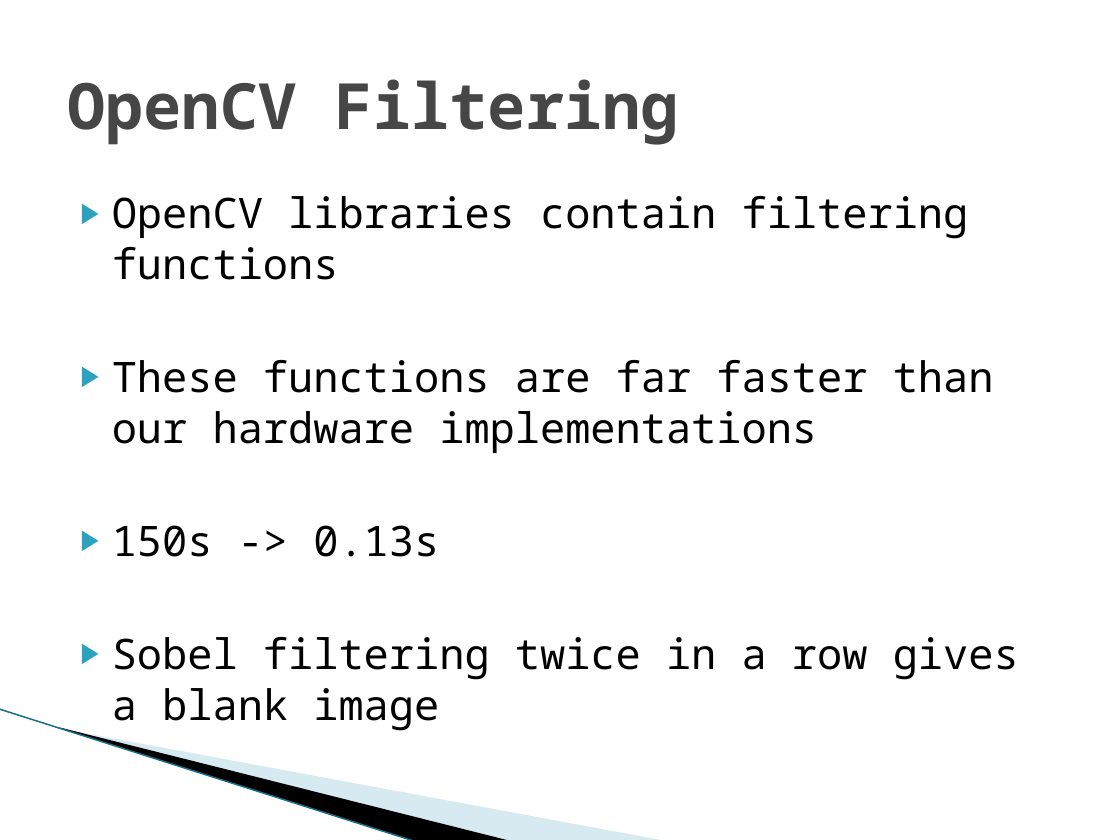
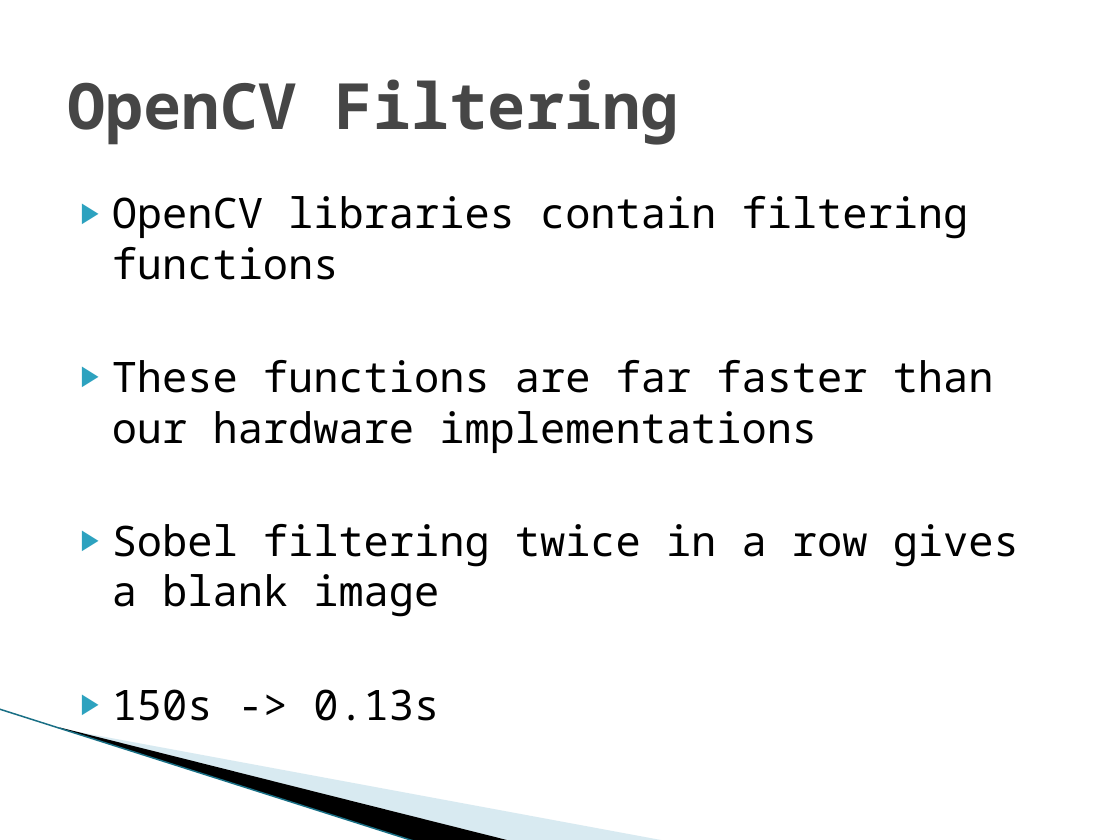
Before and after one commit to nz-Mark-Y/Object-Detection-SoC, a slide deck: slide 7 of documentation/Phase 3.pptx. Drawn at 1120x840 pixels with LibreOffice and Linux fonts; fonts in the diff are those of the drawing; background and template pictures are left out. Boxes give left, top, right and bottom in pixels: in the first picture for what was removed or moved away, otherwise in the second. Text is boxed around its words. In the diff, an @@ line names an element or a change of style, - is before the commit and + after.

```diff
--- a/documentation/Phase 3.pptx
+++ b/documentation/Phase 3.pptx
@@ text at (112,524,1019,617): paragraph added @@
+▶ Sobel filtering twice in a row gives a blank image
@@ text at (112,637,1019,731): paragraph removed @@
-▶ Sobel filtering twice in a row gives a blank image
```
Also in this commit, not shown: 4 other slides changed, 1 slide removed.
